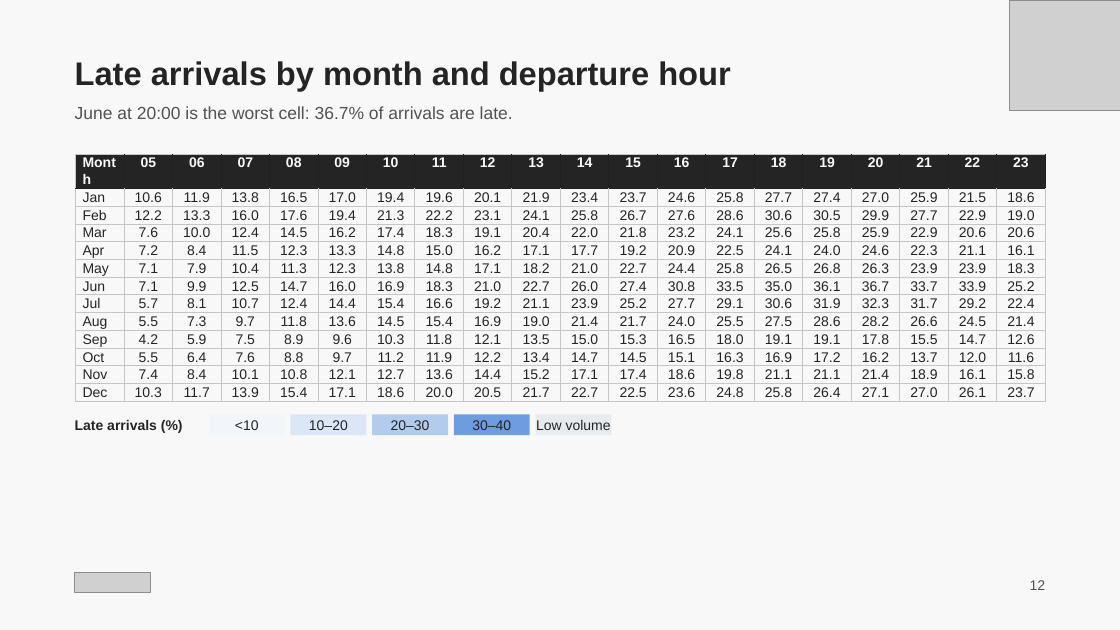
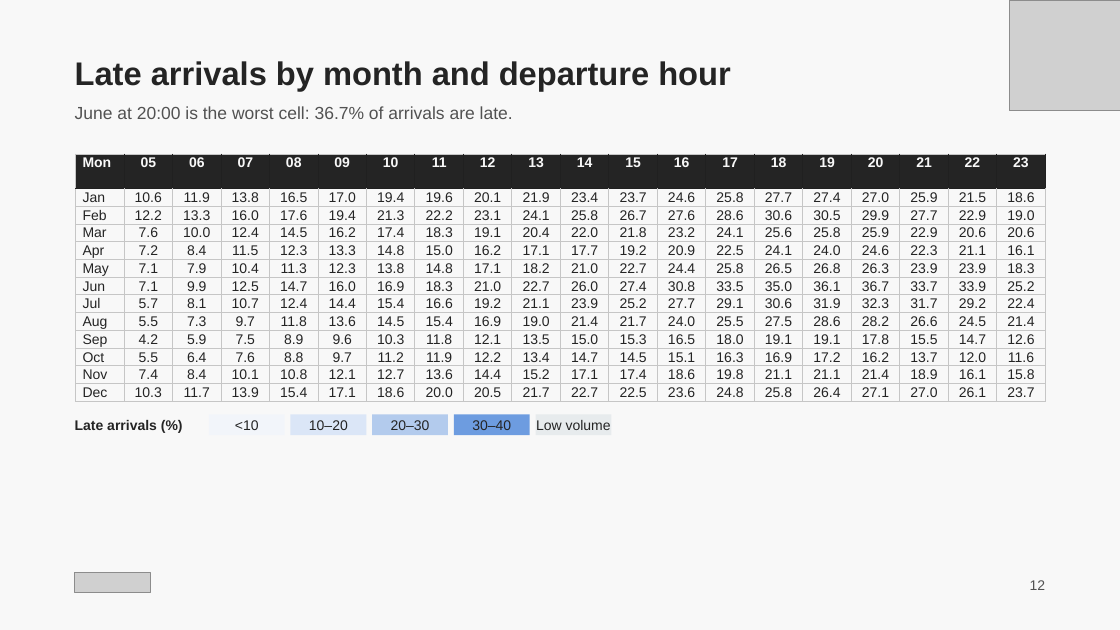
Before and after one commit to aknazar47/Programming-Final-Flights, a slide deck: slide 12 of submission/Flight Delays and Cancellations.pptx. Drawn at 1120x630 pixels with LibreOffice and Linux fonts; fonts in the diff are those of the drawing; grey boxes stand for pictures. Boxes give left, top, right and bottom in pixels: in the first picture for what was removed or moved away, otherwise in the second. Text is boxed around its words. In the diff, an @@ line names an element or a change of style, - is before the commit and + after.

```diff
--- a/submission/Flight Delays and Cancellations.pptx
+++ b/submission/Flight Delays and Cancellations.pptx
@@ table at box(76, 154, 1050, 401) @@
-row 1, column 1: Month
+row 1, column 1: Mon
```
Also in this commit, not shown: 6 other slides changed, 4 slides added, 1 other file.
